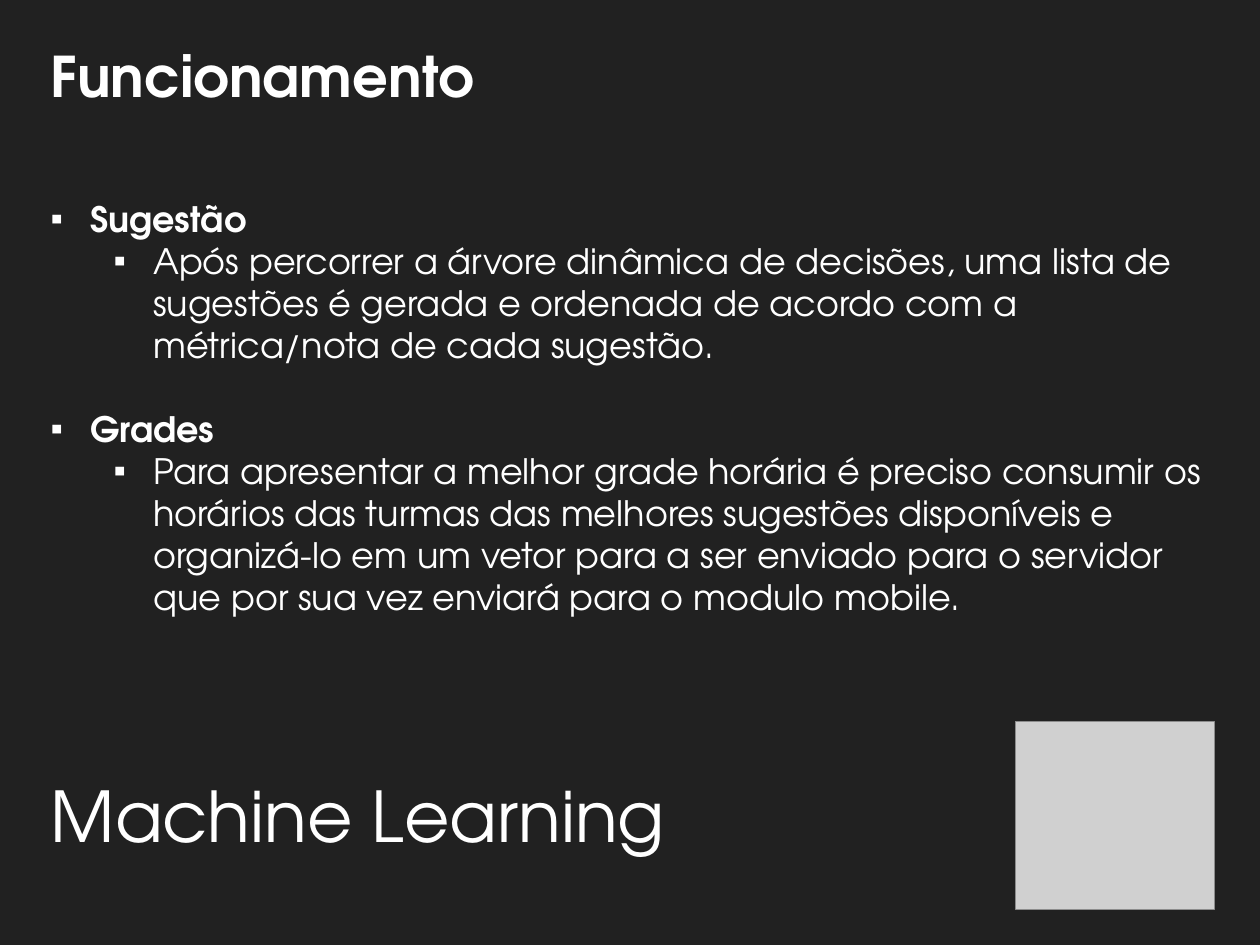
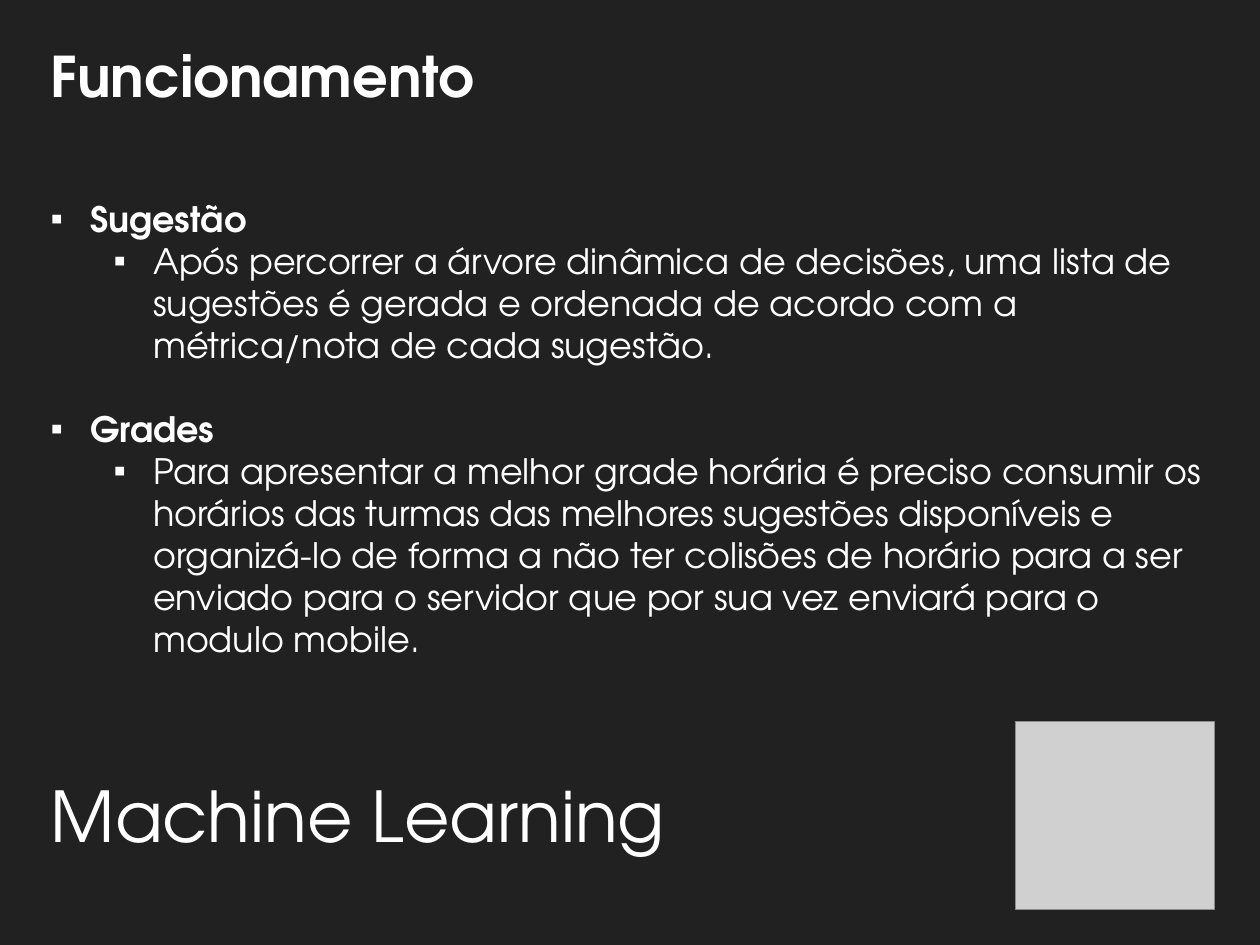
Before and after one commit to ovflowd/matriculeMe, a slide deck: slide 30 of Artefatos/ApresentaçãoFinal.pptx. Drawn at 1260x945 pixels with LibreOffice and Linux fonts; fonts in the diff are those of the drawing; grey boxes stand for pictures; background and template pictures are left out. Boxes give left, top, right and bottom in pixels: in the first picture for what was removed or moved away, otherwise in the second. Text is boxed around its words. In the diff, an @@ line names an element or a change of style, - is before the commit and + after.

Commit message:
update ML

```diff
--- a/Artefatos/ApresentaçãoFinal.pptx
+++ b/Artefatos/ApresentaçãoFinal.pptx
@@ text at [153, 457, 1201, 653]: text changed @@
-  ▪ Para apresentar a melhor grade horária é preciso consumir os horários das turmas das melhores sugestões disponíveis e organizá-lo em um vetor para a ser enviado para o servidor que por sua vez enviará para o modulo mobile.
+  ▪ Para apresentar a melhor grade horária é preciso consumir os horários das turmas das melhores sugestões disponíveis e organizá-lo de forma a não ter colisões de horário para a ser enviado para o servidor que por sua vez enviará para o modulo mobile.
```
Also in this commit, not shown: 1 other slide changed.
